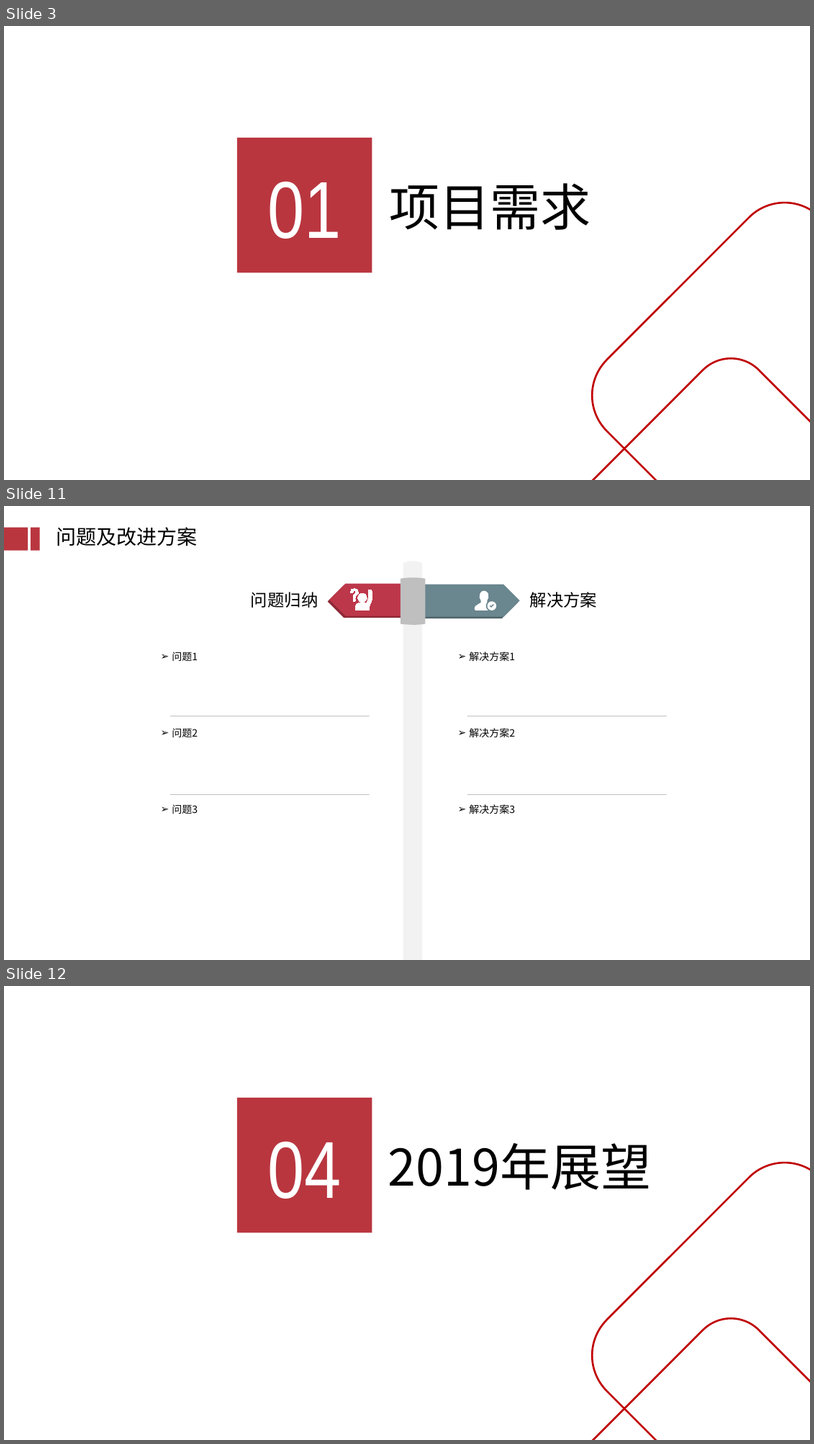
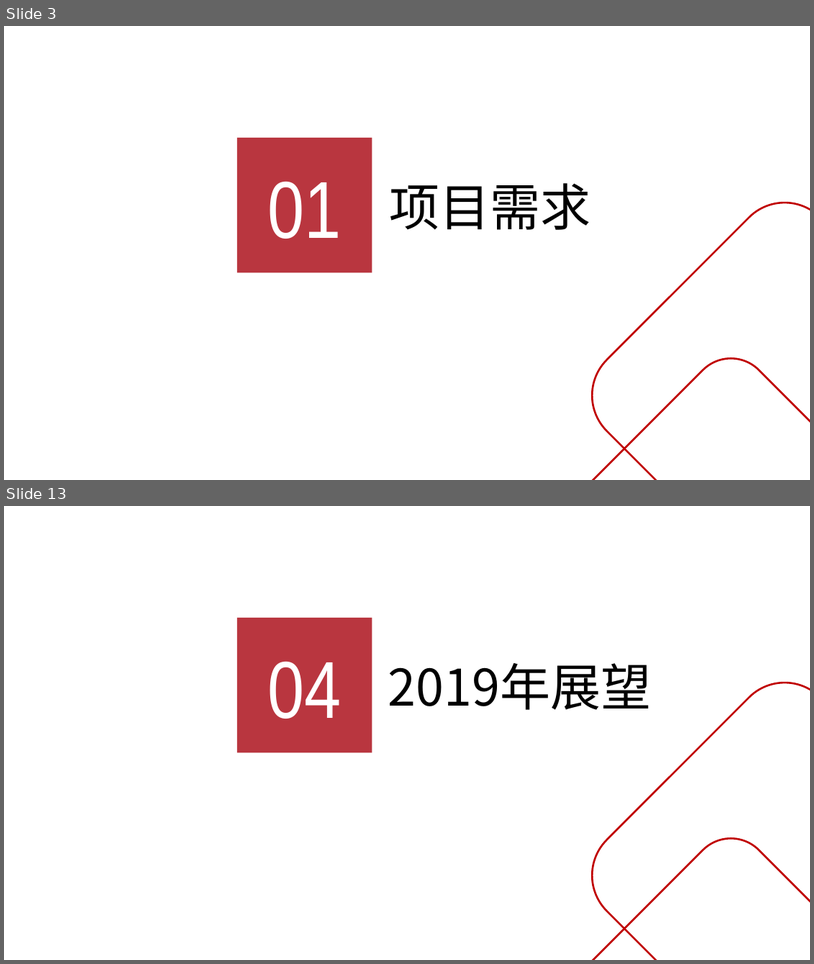
Before and after one commit to GuoXinjian/Python, a slide deck: KTS结案_V0.1.pptx. Shown one above the other, each under a label of ours: slides 3, 11 and 12 before the commit, slides 3 and 13 after it; the slides between them are not shown. The pictures are 814x1444 and 814x964 pixels, drawn with LibreOffice and Linux fonts; fonts in the diff are those of the drawing; background and template pictures are left out. Boxes give left, top, right and bottom in pixels: in the first picture for what was removed or moved away, otherwise in the second. Text is boxed around its words. In the diff, an @@ line names an element or a change of style, - is before the commit and + after.

```diff
--- a/KTS结案_V0.1.pptx
+++ b/KTS结案_V0.1.pptx
@@ slide 11 removed at (4, 506, 810, 960), background #FFFFFF @@
@@ rectangle removed at (4, 527, 28, 550) @@
@@ rectangle removed at (31, 527, 40, 550) @@
@@ text removed at (56, 527, 197, 546) @@
-问题及改进方案
@@ freeform shape removed at (404, 558, 422, 960) @@
@@ text removed at (251, 592, 318, 608) @@
-问题归纳
@@ pentagon arrow removed at (329, 584, 404, 616) @@
@@ freeform shape removed at (350, 588, 373, 610) @@
@@ freeform shape removed at (401, 576, 426, 626) @@
@@ pentagon arrow removed at (426, 584, 521, 617) @@
@@ freeform shape removed at (475, 591, 496, 610) @@
@@ text removed at (530, 592, 597, 608) @@
-解决方案
@@ text removed at (172, 651, 198, 661) @@
-➢ 问题1
@@ text removed at (469, 651, 515, 661) @@
-➢ 解决方案1
@@ line removed from (170, 716) to (369, 716) @@
@@ freeform shape removed at (347, 708, 369, 727) @@
@@ line removed from (468, 716) to (667, 716) @@
@@ text removed at (172, 728, 198, 737) @@
-➢ 问题2
@@ text removed at (469, 728, 515, 737) @@
-➢ 解决方案2
@@ freeform shape removed at (525, 764, 541, 785) @@
@@ line removed from (170, 794) to (369, 794) @@
@@ text removed at (172, 804, 198, 813) @@
-➢ 问题3
@@ line removed from (468, 794) to (667, 794) @@
@@ text removed at (469, 804, 515, 813) @@
-➢ 解决方案3
@@ what was slide 12 is now slide 13 @@
```
Also in this commit, not shown: 3 slides changed, 7 slides added, 6 other slides removed.
